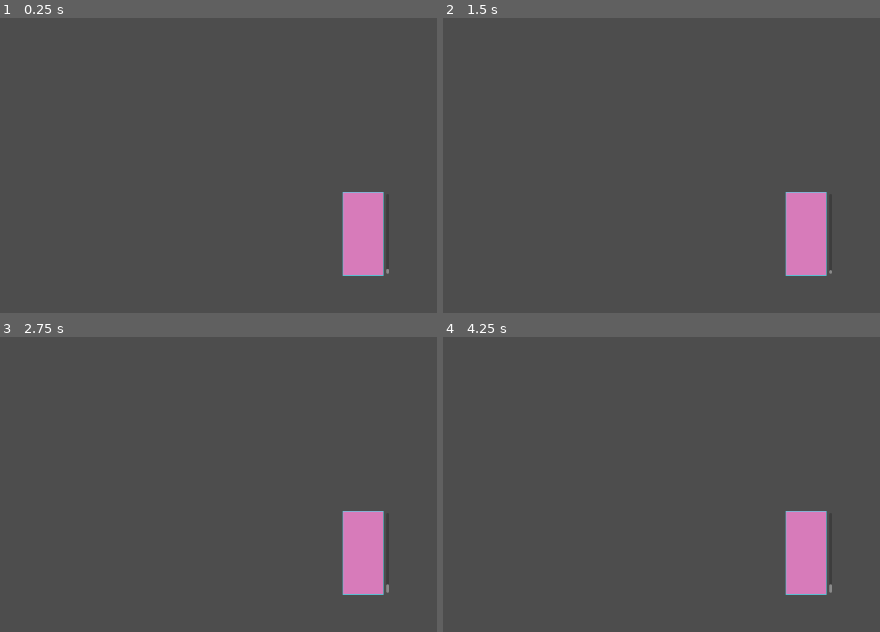
Above: before the commit, frames 1-4 (two rows, left to right).
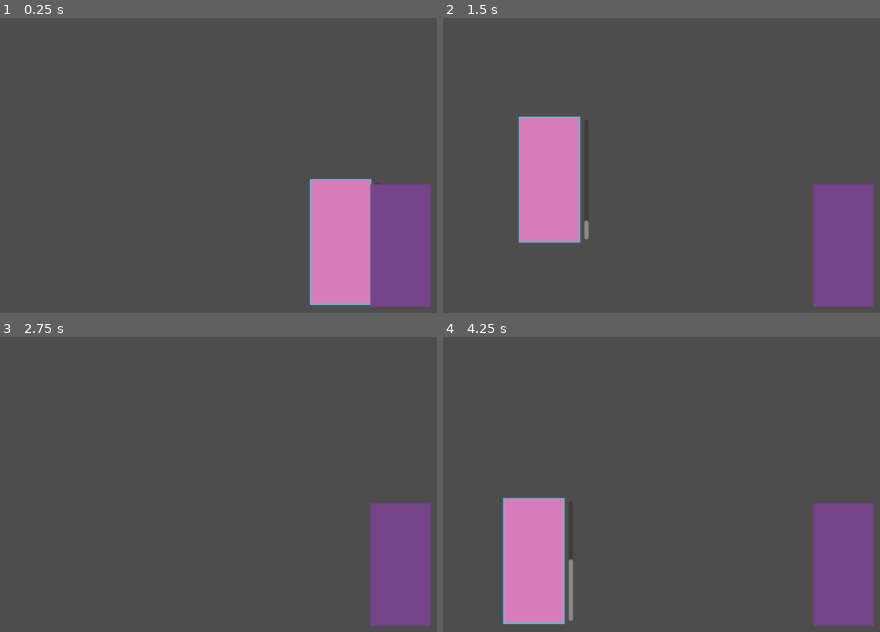
Above: after the commit, the same moments.

Repository: EbbeUndFlut/waterboy
Game: Godot game, scene res://src/tests/node_2d.tscn
The game is run twice, just before and just after one commit, with the same random seed, the same clock (stepped at 60 frames per second) and the same inputs. The project has no main scene, so this scene is started directly.
Inputs:
- Up to frame 1 (0.25 s): no input
- Up to frame 2 (1.5 s): tap Enter (ui_accept) at 0.5, 1.35 s; hold Right (ui_right) 0.53-1.28 s; hold Enter (ui_accept) 0.53-1.28 s; hold Down (ui_down) from 1.28 s (still down)
- Up to frame 3 (2.75 s): tap Enter (ui_accept) at 1.52, 1.82 s; release Down (ui_down) at 2.03 s; hold Right (ui_right) from 2.03 s (still down); hold Enter (ui_accept) from 2.03 s (still down)
- Up to frame 4 (4.25 s): release Right (ui_right) at 2.78 s; release Enter (ui_accept) at 2.78 s; hold Up (ui_up) 2.78-3.53 s; tap Enter (ui_accept) at 2.85, 3.02, 3.32, 3.5 s; hold Left (ui_left) from 3.53 s (still down); hold Enter (ui_accept) from 3.53 s (still down)

The runs differ from the first frame. In frame 1, 10% of the frame differs, in the area x 70-99%, y 54-98%; in frame 2, 14%, in the area x 17-99%, y 33-98%; in frame 3, 7.6%; in frame 4, 14%.

Commit message:
Added our lovely waterboy

Diff:
--- a/src/entities/soccer_player.gd
+++ b/src/entities/soccer_player.gd
@@ -6,25 +6,34 @@
 @export var team:Teams
 @onready var progress:ProgressBar = $ProgressBar
 var thirst:float = 0
-@export var multiplier: float = 1
+var multiplier: float = 1
 var speed:int= 10
 var accurancy:int=5
+var can_drink:bool = false
 # Called when the node enters the scene tree for the first time.
 func _ready():
-	pass
+	multiplier = randf_range(0.5,15)
 
 
 # Called every frame. 'delta' is the elapsed time since the previous frame.
 func _process(delta):
 	thirst += 1 * delta * multiplier
-	print(thirst)
 	if thirst >= 80:
 		water.visible = true
 	if thirst <=50 and water.visible:
 		water.visible = false
 	progress.value =thirst
 
+	if can_drink and Input.is_action_just_pressed("ui_accept"):
+		thirst = 0
 
-func _input(event):
-	if event.is_action_pressed("ui_accept"):
-		thirst = 0
+func _on_drink_area_body_entered(body):
+	var waterboy = body as WaterBoy
+	if waterboy:
+		can_drink = true
+
+
+func _on_drink_area_body_exited(body):
+	var waterboy = body as WaterBoy
+	if waterboy:
+		can_drink = false
--- a/src/entities/soccer_player.tscn
+++ b/src/entities/soccer_player.tscn
@@ -45,3 +45,6 @@
 fill_mode = 3
 show_percentage = false
 metadata/_edit_use_anchors_ = true
+
+[connection signal="body_entered" from="DrinkArea" to="." method="_on_drink_area_body_entered"]
+[connection signal="body_exited" from="DrinkArea" to="." method="_on_drink_area_body_exited"]
--- /dev/null
+++ b/src/entities/waterboy.gd
@@ -0,0 +1,27 @@
+class_name WaterBoy
+extends CharacterBody2D
+
+
+const SPEED = 300.0
+
+
+
+
+func _physics_process(delta):
+
+
+	# Get the input direction and handle the movement/deceleration.
+	# As good practice, you should replace UI actions with custom gameplay actions.
+	var direction = Input.get_axis("ui_left", "ui_right")
+	if direction:
+		velocity.x = direction * SPEED
+	else:
+		velocity.x = move_toward(velocity.x, 0, SPEED)
+
+	var direction_y = Input.get_axis("ui_up", "ui_down")
+	if direction_y:
+		velocity.y = direction_y * SPEED
+	else:
+		velocity.y = move_toward(velocity.y, 0, SPEED)
+
+	move_and_slide()
--- /dev/null
+++ b/src/entities/waterboy.tscn
@@ -0,0 +1,21 @@
+[gd_scene load_steps=4 format=3 uid="uid://djmyn8iw3hxp3"]
+
+[ext_resource type="Script" path="res://src/entities/waterboy.gd" id="1_18iui"]
+[ext_resource type="Texture2D" uid="uid://smjqdfcnh387" path="res://assets/sprites/player_sprite.png" id="1_sbpka"]
+
+[sub_resource type="RectangleShape2D" id="RectangleShape2D_c7fc7"]
+size = Vector2(58, 119)
+
+[node name="Waterboy" type="CharacterBody2D"]
+motion_mode = 1
+script = ExtResource("1_18iui")
+
+[node name="Sprite2D" type="Sprite2D" parent="."]
+texture = ExtResource("1_sbpka")
+
+[node name="CollisionShape2D" type="CollisionShape2D" parent="."]
+position = Vector2(2, 3.5)
+shape = SubResource("RectangleShape2D_c7fc7")
+
+[node name="Camera2D" type="Camera2D" parent="."]
+zoom = Vector2(1.5, 1.5)
--- a/src/tests/node_2d.tscn
+++ b/src/tests/node_2d.tscn
@@ -1,9 +1,15 @@
-[gd_scene load_steps=2 format=3 uid="uid://cwsyu7otqsfui"]
+[gd_scene load_steps=3 format=3 uid="uid://cwsyu7otqsfui"]
 
 [ext_resource type="PackedScene" uid="uid://bwfo7tvl4ewc1" path="res://src/entities/soccer_player.tscn" id="1_8rd07"]
+[ext_resource type="PackedScene" uid="uid://djmyn8iw3hxp3" path="res://src/entities/waterboy.tscn" id="2_awoit"]
 
 [node name="Node2D" type="Node2D"]
 
 [node name="SoccerPlayer" parent="." instance=ExtResource("1_8rd07")]
 position = Vector2(524, 312)
-multiplier = 10.0
+
+[node name="Waterboy" parent="." instance=ExtResource("2_awoit")]
+position = Vector2(524, 312)
+
+[node name="SoccerPlayer2" parent="." instance=ExtResource("1_8rd07")]
+position = Vector2(146, 479)
Binary file added: assets/sprites/player_sprite.png
Not shown, added: assets/sprites/player_sprite.png.import
